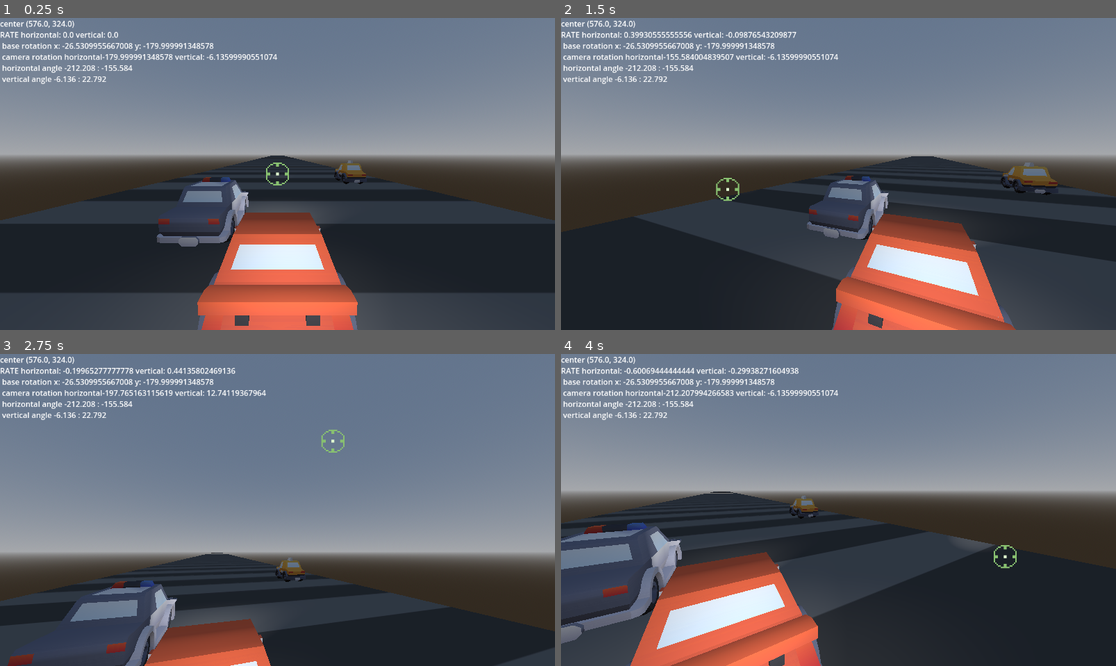
Above: before the commit, frames 1-4 (two rows, left to right).
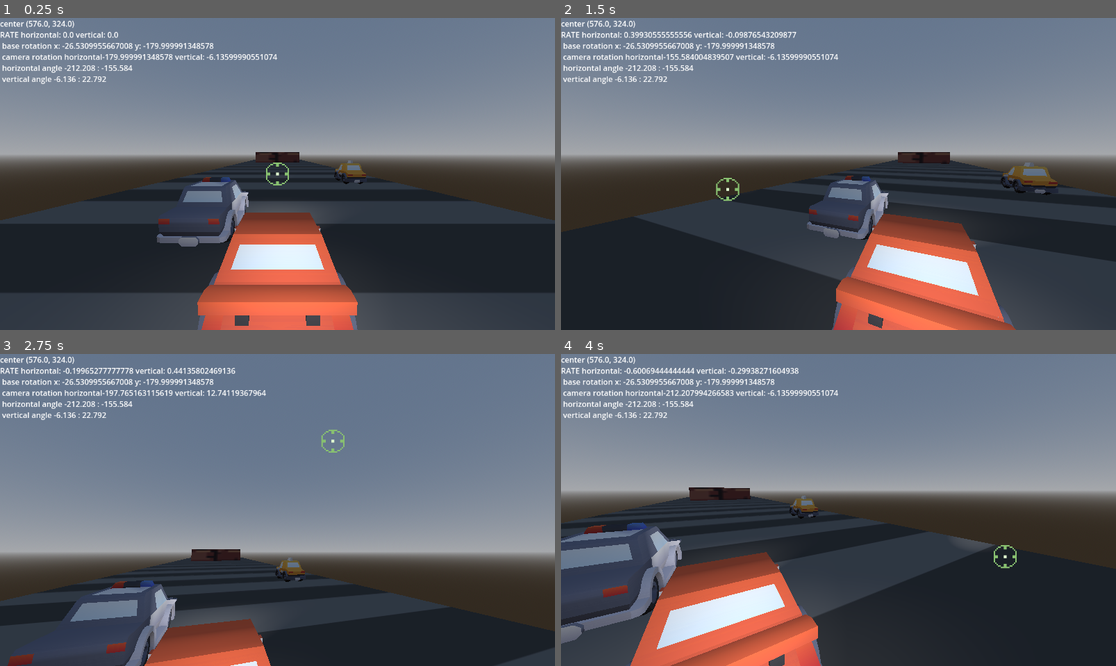
Above: after the commit, the same moments.

Repository: roverem/outrun
Game: Godot game, scene res://game.tscn
Same seed, same stepped clock (60 frames per second), same inputs: the game is played once before the commit and once after it.
Inputs (mouse positions are in pixels of both pictures, inside the frame that each line leads up to):
- Up to frame 1 (0.25 s): no input
- Up to frame 2 (1.5 s): move the mouse to (960, 158) at 0.52 s; click (960, 158) at 0.67 s; move the mouse to (727, 189) at 1.27 s; click (727, 189) at 1.42 s
- Up to frame 3 (2.75 s): move the mouse to (333, 441) at 2.02 s; click (333, 441) at 2.17 s
- Up to frame 4 (4 s): move the mouse to (810, 572) at 2.77 s; click (810, 572) at 2.92 s; move the mouse to (1005, 556) at 3.52 s; click (1005, 556) at 3.67 s

The runs differ from the first frame. In frame 1, 0.2% of the frame differs, in the area x 46-54%, y 42-47%; in frame 2, 0.3%; in frame 3, 0.3%; in frame 4, 0.4%, in the area x 23-35%, y 42-47%.

Commit message:
fix del spawner + textura falopa para paredes falopa

Diff:
--- a/game.gd
+++ b/game.gd
@@ -14,7 +14,7 @@
 
 @export var segment_scene: PackedScene          # arrastra TrackSegment.tscn
 @export var move_speed: float = 30.0            # unidades/seg
-@export var pool_size: int = 50                 # cuántas piezas mantener vivas
+@export var pool_size: int = 25                # cuántas piezas mantener vivas
 @export var segment_length: float = 5.0        # fallback si la pieza no lo exporta
 @export var spawn_ahead: float = 250.0          # hasta dónde “llenar” por delante
 @onready var segments_root: Node3D = $Segments
@@ -117,4 +117,4 @@
 	# Mantén el “tapete” extendido por delante de la cámara
 	var target_front := camera_3d.global_transform.origin.z + spawn_ahead
 	while _next_z + segments_root.global_transform.origin.z < target_front and _active.size() < pool_size:
-		_spawn_segment_at(_next_z)
+		_spawn_segment_at(_next_z + segments_root.global_transform.origin.z)
--- a/game.tscn
+++ b/game.tscn
@@ -7,7 +7,7 @@
 [ext_resource type="PackedScene" uid="uid://34bsutjpak0j" path="res://assets/3D/taxi.glb" id="5_7jktm"]
 [ext_resource type="Texture2D" uid="uid://d3ggpwlb5ulno" path="res://assets/2D/Crosshair Spritesheet 1.png" id="5_ryrav"]
 [ext_resource type="Script" uid="uid://bkmoav7beqep5" path="res://crosshair.gd" id="6_ryrav"]
-[ext_resource type="Texture2D" uid="uid://btlkhkntrwxit" path="res://assets/3D/Textures/textura_asfalto.png" id="7_eow3j"]
+[ext_resource type="Texture2D" uid="uid://cksoxnbpj1gxe" path="res://assets/3D/Textures/textura_pared.png" id="8_j5wjh"]
 
 [sub_resource type="AtlasTexture" id="AtlasTexture_ryrav"]
 atlas = ExtResource("5_ryrav")
@@ -25,11 +25,11 @@
 [sub_resource type="NavigationMesh" id="NavigationMesh_ryrav"]
 
 [sub_resource type="StandardMaterial3D" id="StandardMaterial3D_eow3j"]
-albedo_texture = ExtResource("7_eow3j")
+albedo_texture = ExtResource("8_j5wjh")
 
 [sub_resource type="BoxMesh" id="BoxMesh_eow3j"]
 material = SubResource("StandardMaterial3D_eow3j")
-size = Vector3(16, 0.25, 5)
+size = Vector3(10, 5, 1)
 
 [node name="Node3D" type="Node3D"]
 script = ExtResource("1_e2o6t")
@@ -111,4 +111,11 @@
 visible = false
 mesh = SubResource("BoxMesh_eow3j")
 
+[node name="pared_falopa" type="NavigationRegion3D" parent="."]
+navigation_mesh = SubResource("NavigationMesh_ryrav")
+
+[node name="MeshInstance3D" type="MeshInstance3D" parent="pared_falopa"]
+transform = Transform3D(1, 0, 0, 0, 1, 0, 0, 0, 1, 0, -0.115, 40.9577)
+mesh = SubResource("BoxMesh_eow3j")
+
 [node name="Segments" type="Node3D" parent="."]
Binary file added: assets/3D/Textures/textura_pared.png
Not shown, added: assets/3D/Textures/textura_pared.png.import
